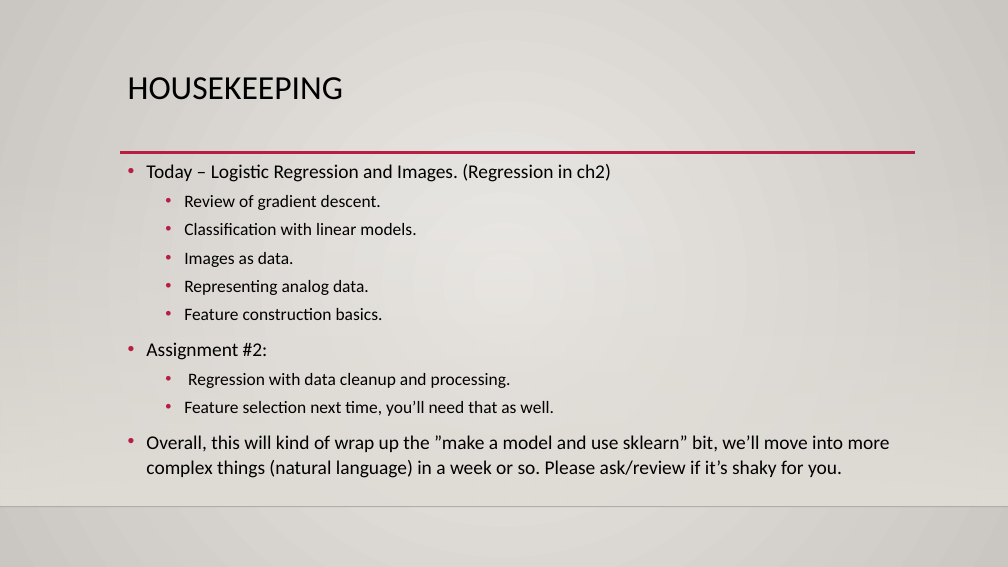
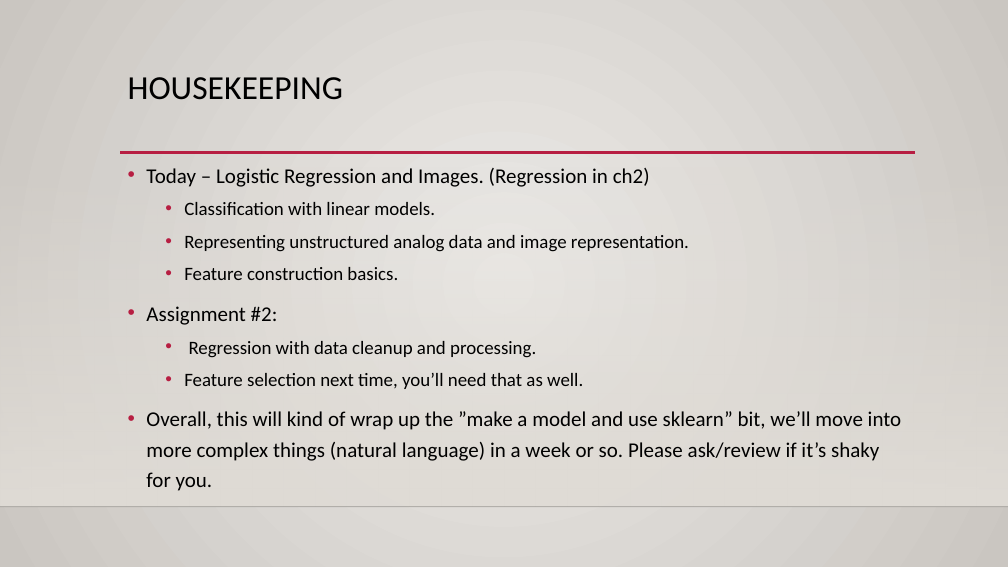
Before and after one commit to AkeemSemperDataScience/Intro_to_Machine_Learning_Students, a slide deck: slide 1 of reference_content/Slides/008_Log_Reg_Images.pptx. Drawn at 1008x567 pixels with LibreOffice and Linux fonts; fonts in the diff are those of the drawing; background and template pictures are left out. Boxes give left, top, right and bottom in pixels: in the first picture for what was removed or moved away, otherwise in the second. Text is boxed around its words. In the diff, an @@ line names an element or a change of style, - is before the commit and + after.

```diff
--- a/reference_content/Slides/008_Log_Reg_Images.pptx
+++ b/reference_content/Slides/008_Log_Reg_Images.pptx
@@ text at box(146, 168, 902, 491): size 18.5 to 20 pt in "Today – Logistic Regression and Images. (Regression ...", "Assignment #2:", "Overall, this will kind of wrap up ..."; size 16.6 to 18 pt in "Classification with linear models.", "Feature construction basics.", "Regression with data cleanup and processing.", "Feature selection next time, you’ll need that ..."; line spacing 1.1 to 1.2 @@
@@ text at box(184, 195, 381, 210): paragraph removed @@
-  • Review of gradient descent.
@@ text at box(184, 235, 689, 252): text changed; size 16.6 to 18 pt @@
-  • Images as data.
-  • Representing analog data.
+  • Representing unstructured analog data and image representation.
```
Also in this commit, not shown: 3 other slides changed, 1 slide added, 2 other files.
